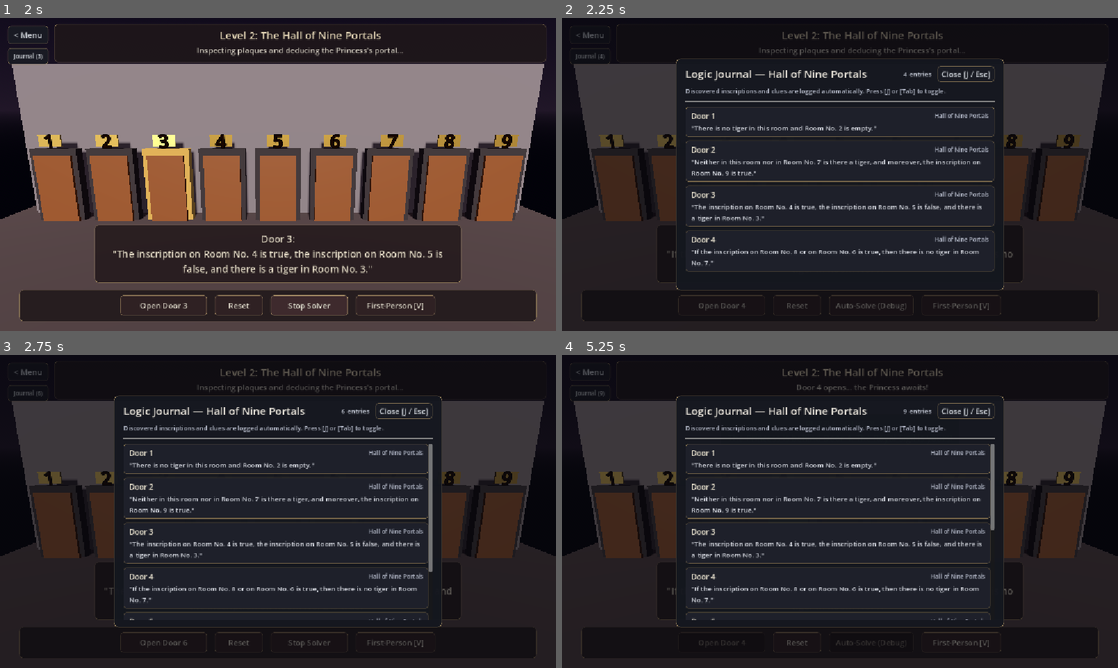
Above: before the commit, frames 1-4 (two rows, left to right).
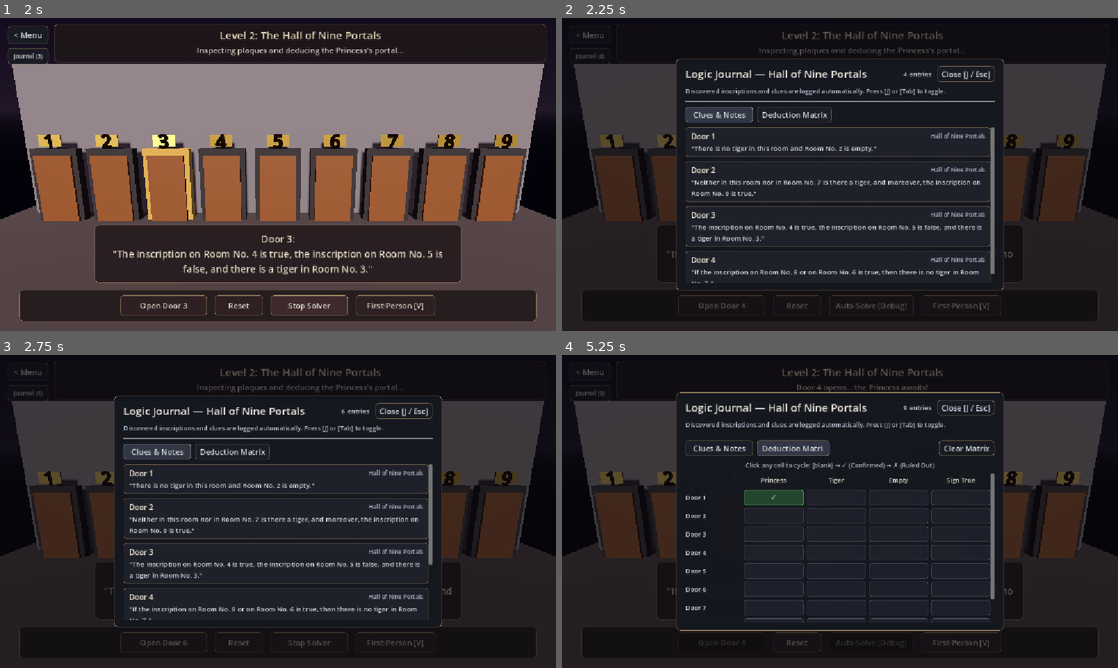
Above: after the commit, the same moments.

Repository: eytschjey/seproject
Game: Godot game, scene res://scenes/levels/Level02_NinePortals.tscn
Two runs of this game, one before a commit and one after it. Both use one fixed random seed, a clock stepped at 60 frames per second and the inputs below. This scene is started directly instead of the project's main scene.
Inputs (mouse positions are in pixels of both pictures, inside the frame that each line leads up to):
- Up to frame 1 (2 s): click "Reset" at 0.5 s; click "Auto-Solve (Debug)" at 1.25 s
- Up to frame 2 (2.25 s): tap Enter at 2 s; move the mouse to (962, 158) at 2.02 s; hold D (move_right) from 2.03 s (still down); hold J (journal) from 2.03 s (still down); click (962, 158) at 2.17 s
- Up to frame 3 (2.75 s): keep holding D (move_right); keep holding J (journal); tap Space (jump) at 2.27 s
- Up to frame 4 (5.25 s): release D (move_right) at 2.75 s; release J (journal) at 2.75 s; click (717, 452) at 2.75 s, where only the run after the commit has a clickable "Clues & Notes"; click (795, 452) at 3.5 s, where only the run after the commit has a clickable "Deduction Matrix"; click (967, 448) at 4.25 s, where only the run after the commit has a clickable "Clear Matrix"; click (773, 498) at 5.02 s

Frame 1 is identical in both runs. In frame 2, 7.0% of the frame differs, in the area x 22-78%, y 28-85%; in frame 3, 7.0%; in frame 4, 8.7%, in the area x 20-80%, y 11-89%.

Commit message:
Add Deduction Scratchpad Matrix to Logic Journal (PBI-09) (Closes #9)

Diff:
--- a/scenes/ui/Journal.tscn
+++ b/scenes/ui/Journal.tscn
@@ -86,7 +86,42 @@
 [node name="HSeparator" type="HSeparator" parent="Overlay/Center/JournalPanel/VBox"]
 layout_mode = 2
 
-[node name="EmptyLabel" type="Label" parent="Overlay/Center/JournalPanel/VBox"]
+[node name="TabRow" type="HBoxContainer" parent="Overlay/Center/JournalPanel/VBox"]
+unique_name_in_owner = true
+visible = false
+layout_mode = 2
+theme_override_constants/separation = 8
+
+[node name="BtnTabNotes" type="Button" parent="Overlay/Center/JournalPanel/VBox/TabRow"]
+unique_name_in_owner = true
+custom_minimum_size = Vector2(140, 32)
+layout_mode = 2
+text = "Clues & Notes"
+
+[node name="BtnTabScratchpad" type="Button" parent="Overlay/Center/JournalPanel/VBox/TabRow"]
+unique_name_in_owner = true
+custom_minimum_size = Vector2(150, 32)
+layout_mode = 2
+text = "Deduction Matrix"
+
+[node name="Spacer" type="Control" parent="Overlay/Center/JournalPanel/VBox/TabRow"]
+layout_mode = 2
+size_flags_horizontal = 3
+
+[node name="BtnClearScratchpad" type="Button" parent="Overlay/Center/JournalPanel/VBox/TabRow"]
+unique_name_in_owner = true
+visible = false
+custom_minimum_size = Vector2(115, 32)
+layout_mode = 2
+text = "Clear Matrix"
+
+[node name="NotesView" type="VBoxContainer" parent="Overlay/Center/JournalPanel/VBox"]
+unique_name_in_owner = true
+layout_mode = 2
+size_flags_vertical = 3
+theme_override_constants/separation = 8
+
+[node name="EmptyLabel" type="Label" parent="Overlay/Center/JournalPanel/VBox/NotesView"]
 unique_name_in_owner = true
 layout_mode = 2
 theme_override_colors/font_color = Color(0.65, 0.67, 0.73, 1)
@@ -95,14 +130,40 @@
 horizontal_alignment = 1
 autowrap_mode = 3
 
-[node name="Scroll" type="ScrollContainer" parent="Overlay/Center/JournalPanel/VBox"]
-custom_minimum_size = Vector2(0, 340)
+[node name="Scroll" type="ScrollContainer" parent="Overlay/Center/JournalPanel/VBox/NotesView"]
+custom_minimum_size = Vector2(0, 310)
 layout_mode = 2
 size_flags_vertical = 3
 horizontal_scroll_mode = 0
 
-[node name="EntriesList" type="VBoxContainer" parent="Overlay/Center/JournalPanel/VBox/Scroll"]
+[node name="EntriesList" type="VBoxContainer" parent="Overlay/Center/JournalPanel/VBox/NotesView/Scroll"]
 unique_name_in_owner = true
 layout_mode = 2
 size_flags_horizontal = 3
 theme_override_constants/separation = 8
+
+[node name="ScratchpadView" type="VBoxContainer" parent="Overlay/Center/JournalPanel/VBox"]
+unique_name_in_owner = true
+visible = false
+layout_mode = 2
+size_flags_vertical = 3
+theme_override_constants/separation = 8
+
+[node name="ScratchpadHint" type="Label" parent="Overlay/Center/JournalPanel/VBox/ScratchpadView"]
+layout_mode = 2
+theme_override_colors/font_color = Color(0.72, 0.74, 0.8, 1)
+theme_override_font_sizes/font_size = 13
+text = "Click any cell to cycle: [blank] → ✓ (Confirmed) → ✗ (Ruled Out)"
+horizontal_alignment = 1
+
+[node name="ScratchpadScroll" type="ScrollContainer" parent="Overlay/Center/JournalPanel/VBox/ScratchpadView"]
+custom_minimum_size = Vector2(0, 310)
+layout_mode = 2
+size_flags_vertical = 3
+
+[node name="ScratchpadGrid" type="GridContainer" parent="Overlay/Center/JournalPanel/VBox/ScratchpadView/ScratchpadScroll"]
+unique_name_in_owner = true
+layout_mode = 2
+size_flags_horizontal = 3
+theme_override_constants/h_separation = 6
+theme_override_constants/v_separation = 6
--- a/scripts/levels/Level02Controller.gd
+++ b/scripts/levels/Level02Controller.gd
@@ -66,6 +66,11 @@
 	btn_view_mode.pressed.connect(_on_view_mode_pressed)
 	BackToMenuButton.attach($UI/RootControl, Color(0.56, 0.48, 0.34, 0.65))
 	journal_state = JournalModel.new()
+	var door_rows: Array[String] = []
+	for n in range(1, Logic.DOOR_COUNT + 1):
+		door_rows.append("Door %d" % n)
+	var door_cols: Array[String] = ["Princess", "Tiger", "Empty", "Sign True"]
+	journal_state.configure_scratchpad(JOURNAL_LEVEL_ID, door_rows, door_cols)
 	journal_ui = JournalUI.attach($UI/RootControl, journal_state, JOURNAL_LEVEL_ID, "Hall of Nine Portals", Color(0.56, 0.48, 0.34, 0.70))
 	journal_ui.journal_toggled.connect(_on_journal_toggled)
 	set_first_person_mode(false)
--- a/scripts/levels/Level05Controller.gd
+++ b/scripts/levels/Level05Controller.gd
@@ -88,6 +88,9 @@
 	btn_solve.pressed.connect(_on_solve_pressed)
 	BackToMenuButton.attach($UI/RootControl, Color(0.48, 0.38, 0.54, 0.65))
 	journal_state = JournalModel.new()
+	var suspect_rows: Array[String] = ["Aunt Agatha", "The Butler", "Charles"]
+	var suspect_cols: Array[String] = ["Killer", "Hates Agatha", "Richer > Agatha", "Innocent"]
+	journal_state.configure_scratchpad(JOURNAL_LEVEL_ID, suspect_rows, suspect_cols)
 	journal_ui = JournalUI.attach($UI/RootControl, journal_state, JOURNAL_LEVEL_ID, "Dreadbury Manor", Color(0.48, 0.38, 0.54, 0.70))
 	_apply_storm_lighting()
 	status_label.text = "Someone in Dreadbury Mansion killed Aunt Agatha. Examine the 8 clues and place the Dagger of Truth on the killer's bust."
--- a/scripts/logic/JournalState.gd
+++ b/scripts/logic/JournalState.gd
@@ -4,13 +4,18 @@
 ## Pure headless data model for the In-Game Logic Journal (PBI-01).
 ## Stores discovered inscriptions, clues, and formal logic formulas per level
 ## with zero dependencies on 3D nodes, UI Controls, or the SceneTree.
+
+enum Mark { UNKNOWN, YES, NO }
 
 signal entry_added(level_id: String, entry: Dictionary)
 signal entry_updated(level_id: String, entry: Dictionary)
 signal journal_cleared(level_id: String)
 signal state_changed(level_id: String, entries: Array)
+signal scratchpad_changed(level_id: String, row: String, col: String, mark: int)
 
 var _entries_by_level: Dictionary = {}  # level_id (String) -> Array[Dictionary]
+var _scratchpad_config: Dictionary = {} # level_id (String) -> {"rows": Array[String], "cols": Array[String]}
+var _scratchpad_marks: Dictionary = {}  # level_id (String) -> Dictionary ("row|col" -> int)
 
 ## Add or update an entry for `level_id`.
 ## Returns true if a new entry was added or an existing entry's content changed,
@@ -101,15 +106,102 @@
 func clear_level(level_id: String) -> void:
 	if _entries_by_level.has(level_id):
 		_entries_by_level[level_id] = []
+	clear_scratchpad(level_id)
 	journal_cleared.emit(level_id)
 	state_changed.emit(level_id, [])
 
 func clear_all() -> void:
 	var ids := level_ids()
 	_entries_by_level.clear()
+	for lvl in _scratchpad_marks.keys():
+		_scratchpad_marks[lvl] = {}
+		scratchpad_changed.emit(str(lvl), "", "", Mark.UNKNOWN)
 	for level_id in ids:
 		journal_cleared.emit(level_id)
 		state_changed.emit(level_id, [])
+
+# ---------------------------------------------------------------------------
+# Deduction Scratchpad Matrix (PBI-09)
+# ---------------------------------------------------------------------------
+
+## Configure row and column labels for a level's deduction scratchpad matrix.
+func configure_scratchpad(level_id: String, rows: Array[String], cols: Array[String]) -> void:
+	if level_id.is_empty():
+		return
+	_scratchpad_config[level_id] = {
+		"rows": rows.duplicate(),
+		"cols": cols.duplicate(),
+	}
+	_scratchpad_marks[level_id] = {}
+	scratchpad_changed.emit(level_id, "", "", Mark.UNKNOWN)
+
+func has_scratchpad(level_id: String) -> bool:
+	if not _scratchpad_config.has(level_id):
+		return false
+	var cfg: Dictionary = _scratchpad_config[level_id]
+	return not cfg["rows"].is_empty() and not cfg["cols"].is_empty()
+
+func get_scratchpad_rows(level_id: String) -> Array[String]:
+	if not _scratchpad_config.has(level_id):
+		return []
+	var result: Array[String] = []
+	for r in _scratchpad_config[level_id]["rows"]:
+		result.append(str(r))
+	return result
+
+func get_scratchpad_cols(level_id: String) -> Array[String]:
+	if not _scratchpad_config.has(level_id):
+		return []
+	var result: Array[String] = []
+	for c in _scratchpad_config[level_id]["cols"]:
+		result.append(str(c))
+	return result
+
+func get_mark(level_id: String, row: String, col: String) -> int:
+	if not _scratchpad_marks.has(level_id):
+		return Mark.UNKNOWN
+	return int(_scratchpad_marks[level_id].get(_cell_key(row, col), Mark.UNKNOWN))
+
+func set_mark(level_id: String, row: String, col: String, mark: int) -> bool:
+	if not has_scratchpad(level_id):
+		return false
+	if mark < Mark.UNKNOWN or mark > Mark.NO:
+		return false
+	var cfg: Dictionary = _scratchpad_config[level_id]
+	if row not in cfg["rows"] or col not in cfg["cols"]:
+		return false
+	if not _scratchpad_marks.has(level_id):
+		_scratchpad_marks[level_id] = {}
+	var key: String = _cell_key(row, col)
+	if mark == Mark.UNKNOWN:
+		_scratchpad_marks[level_id].erase(key)
+	else:
+		_scratchpad_marks[level_id][key] = mark
+	scratchpad_changed.emit(level_id, row, col, mark)
+	return true
+
+## Cycle a scratchpad cell: UNKNOWN -> YES -> NO -> UNKNOWN. Returns the new mark.
+func cycle_mark(level_id: String, row: String, col: String) -> int:
+	var current: int = get_mark(level_id, row, col)
+	var next_mark: int = (current + 1) % 3
+	if not set_mark(level_id, row, col, next_mark):
+		return Mark.UNKNOWN
+	return next_mark
+
+## Clear all marks in `level_id`'s scratchpad while preserving its row/column schema.
+func clear_scratchpad(level_id: String) -> void:
+	if _scratchpad_marks.has(level_id):
+		_scratchpad_marks[level_id] = {}
+	scratchpad_changed.emit(level_id, "", "", Mark.UNKNOWN)
+
+static func mark_symbol(mark: int) -> String:
+	match mark:
+		Mark.YES: return "✓"
+		Mark.NO: return "✗"
+		_: return ""
+
+static func _cell_key(row: String, col: String) -> String:
+	return "%s|%s" % [row, col]
 
 func _sort_entries(list: Array) -> void:
 	var has_explicit_order := false
--- a/scripts/ui/JournalController.gd
+++ b/scripts/ui/JournalController.gd
@@ -16,14 +16,29 @@
 @onready var count_label: Label = %CountLabel
 @onready var subtitle_label: Label = %SubtitleLabel
 @onready var btn_close: Button = %BtnClose
+@onready var tab_row: HBoxContainer = %TabRow
+@onready var btn_tab_notes: Button = %BtnTabNotes
+@onready var btn_tab_scratchpad: Button = %BtnTabScratchpad
+@onready var btn_clear_scratchpad: Button = %BtnClearScratchpad
+@onready var notes_view: VBoxContainer = %NotesView
 @onready var entries_list: VBoxContainer = %EntriesList
 @onready var empty_label: Label = %EmptyLabel
+@onready var scratchpad_view: VBoxContainer = %ScratchpadView
+@onready var scratchpad_grid: GridContainer = %ScratchpadGrid
 
 var state: RefCounted = null
 var active_level_id: String = ""
 var active_level_title: String = "Logic Journal"
 var accent_color: Color = Color(0.46, 0.50, 0.62, 0.70)
 var is_open: bool = false
+var active_tab: String = "notes" # "notes" or "scratchpad"
+var scratchpad_buttons: Dictionary = {} # "row|col" -> Button
+
+var _style_mark_unknown: StyleBoxFlat
+var _style_mark_yes: StyleBoxFlat
+var _style_mark_no: StyleBoxFlat
+var _style_tab_inactive: StyleBoxFlat
+var _style_tab_active: StyleBoxFlat
 
 ## Instantiate and attach a Logic Journal overlay to a level's UI root.
 static func attach(
@@ -42,6 +57,9 @@
 func _ready() -> void:
 	btn_toggle.pressed.connect(toggle)
 	btn_close.pressed.connect(close)
+	btn_tab_notes.pressed.connect(func(): set_active_tab("notes"))
+	btn_tab_scratchpad.pressed.connect(func(): set_active_tab("scratchpad"))
+	btn_clear_scratchpad.pressed.connect(_on_clear_scratchpad_pressed)
 	overlay.visible = false
 	_apply_theme()
 	_refresh_view()
@@ -52,14 +70,19 @@
 	level_title: String,
 	accent: Color = Color(0.46, 0.50, 0.62, 0.70)
 ) -> void:
-	if state != null and state.state_changed.is_connected(_on_state_changed):
-		state.state_changed.disconnect(_on_state_changed)
+	if state != null:
+		if state.state_changed.is_connected(_on_state_changed):
+			state.state_changed.disconnect(_on_state_changed)
+		if state.scratchpad_changed.is_connected(_on_scratchpad_changed):
+			state.scratchpad_changed.disconnect(_on_scratchpad_changed)
 	state = journal_state
 	active_level_id = level_id
 	active_level_title = level_title
 	accent_color = accent
+	active_tab = "notes"
 	if state != null:
 		state.state_changed.connect(_on_state_changed)
+		state.scratchpad_changed.connect(_on_scratchpad_changed)
 	if is_node_ready():
 		_apply_theme()
 		_refresh_view()
@@ -92,6 +115,21 @@
 func _on_state_changed(level_id: String, _entries: Array) -> void:
 	if level_id == active_level_id:
 		_refresh_view()
+
+func _on_scratchpad_changed(level_id: String, _row: String, _col: String, _mark: int) -> void:
+	if level_id == active_level_id:
+		_refresh_scratchpad()
+
+func set_active_tab(tab_name: String) -> void:
+	var has_pad: bool = state != null and state.has_scratchpad(active_level_id)
+	if tab_name == "scratchpad" and not has_pad:
+		tab_name = "notes"
+	active_tab = tab_name
+	_update_tab_visibility()
+
+func _on_clear_scratchpad_pressed() -> void:
+	if state != null:
+		state.clear_scratchpad(active_level_id)
 
 func _refresh_view() -> void:
 	if not is_node_ready():
@@ -110,6 +148,98 @@
 	empty_label.visible = entries.is_empty()
 	for entry in entries:
 		entries_list.add_child(_build_entry_card(entry))
+
+	_refresh_scratchpad()
+	_update_tab_visibility()
+
+func _update_tab_visibility() -> void:
+	if not is_node_ready():
+		return
+	var has_pad: bool = state != null and state.has_scratchpad(active_level_id)
+	tab_row.visible = has_pad
+	if not has_pad:
+		active_tab = "notes"
+	var show_pad: bool = has_pad and active_tab == "scratchpad"
+	notes_view.visible = not show_pad
+	scratchpad_view.visible = show_pad
+	btn_clear_scratchpad.visible = show_pad
+	if _style_tab_active != null and _style_tab_inactive != null:
+		btn_tab_notes.add_theme_stylebox_override("normal", _style_tab_inactive if show_pad else _style_tab_active)
+		btn_tab_scratchpad.add_theme_stylebox_override("normal", _style_tab_active if show_pad else _style_tab_inactive)
+
+func _refresh_scratchpad() -> void:
+	if not is_node_ready():
+		return
+	for child in scratchpad_grid.get_children():
+		scratchpad_grid.remove_child(child)
+		child.queue_free()
+	scratchpad_buttons.clear()
+
+	if state == null or not state.has_scratchpad(active_level_id):
+		return
+
+	var rows: Array[String] = state.get_scratchpad_rows(active_level_id)
+	var cols: Array[String] = state.get_scratchpad_cols(active_level_id)
+	scratchpad_grid.columns = cols.size() + 1
+
+	# Top-left corner spacer
+	var corner := Label.new()
+	corner.text = ""
+	corner.custom_minimum_size = Vector2(115, 28)
+	scratchpad_grid.add_child(corner)
+
+	# Column headers
+	for col in cols:
+		var lbl := Label.new()
+		lbl.text = col
+		lbl.horizontal_alignment = HORIZONTAL_ALIGNMENT_CENTER
+		lbl.vertical_alignment = VERTICAL_ALIGNMENT_CENTER
+		lbl.size_flags_horizontal = Control.SIZE_EXPAND_FILL
+		lbl.add_theme_font_size_override("font_size", 13)
+		lbl.add_theme_color_override("font_color", Color(0.90, 0.88, 0.82))
+		scratchpad_grid.add_child(lbl)
+
+	# Rows
+	for row in rows:
+		var row_lbl := Label.new()
+		row_lbl.text = row
+		row_lbl.vertical_alignment = VERTICAL_ALIGNMENT_CENTER
+		row_lbl.custom_minimum_size = Vector2(115, 32)
+		row_lbl.add_theme_font_size_override("font_size", 13)
+		row_lbl.add_theme_color_override("font_color", Color(0.88, 0.89, 0.92))
+		scratchpad_grid.add_child(row_lbl)
+
+		for col in cols:
+			var mark: int = state.get_mark(active_level_id, row, col)
+			var btn := Button.new()
+			btn.custom_minimum_size = Vector2(88, 32)
+			btn.size_flags_horizontal = Control.SIZE_EXPAND_FILL
+			btn.text = state.mark_symbol(mark)
+			btn.tooltip_text = "%s — %s" % [row, col]
+			_style_scratchpad_cell(btn, mark)
+			btn.pressed.connect(_on_scratchpad_cell_pressed.bind(row, col))
+			scratchpad_grid.add_child(btn)
+			scratchpad_buttons["%s|%s" % [row, col]] = btn
+
+func _on_scratchpad_cell_pressed(row: String, col: String) -> void:
+	if state != null:
+		state.cycle_mark(active_level_id, row, col)
+
+func _style_scratchpad_cell(btn: Button, mark: int) -> void:
+	var sb: StyleBoxFlat = _style_mark_unknown
+	var fg: Color = Color(0.86, 0.88, 0.92)
+	if mark == 1: # YES
+		sb = _style_mark_yes
+		fg = Color(0.74, 0.96, 0.80)
+	elif mark == 2: # NO
+		sb = _style_mark_no
+		fg = Color(0.96, 0.72, 0.72)
+	btn.add_theme_stylebox_override("normal", sb)
+	btn.add_theme_stylebox_override("hover", sb)
+	btn.add_theme_stylebox_override("pressed", sb)
+	btn.add_theme_color_override("font_color", fg)
+	btn.add_theme_color_override("font_hover_color", fg.lightened(0.1))
+	btn.add_theme_font_size_override("font_size", 15)
 
 func _build_entry_card(entry: Dictionary) -> PanelContainer:
 	var card := PanelContainer.new()
@@ -183,7 +313,12 @@
 	var toggle_normal := _make_box_style(Color(0.10, 0.11, 0.14, 0.86), accent_color, 1, 6, 6.0, 4.0)
 	var toggle_hover := _make_box_style(Color(0.15, 0.17, 0.21, 0.92), accent_color.lightened(0.15), 1, 6, 6.0, 4.0)
 	var toggle_pressed := _make_box_style(Color(0.19, 0.22, 0.27, 0.95), accent_color.lightened(0.25), 1, 6, 6.0, 4.0)
-	for btn in [btn_toggle, btn_close]:
+	_style_tab_inactive = _make_box_style(Color(0.11, 0.12, 0.16, 0.88), accent_color.darkened(0.2), 1, 5, 10.0, 4.0)
+	_style_tab_active = _make_box_style(Color(0.20, 0.22, 0.28, 0.96), accent_color.lightened(0.2), 1, 5, 10.0, 4.0)
+	_style_mark_unknown = _make_box_style(Color(0.12, 0.13, 0.17, 0.90), Color(0.28, 0.30, 0.38, 0.65), 1, 4, 6.0, 2.0)
+	_style_mark_yes = _make_box_style(Color(0.14, 0.28, 0.18, 0.94), Color(0.34, 0.66, 0.44, 0.80), 1, 4, 6.0, 2.0)
+	_style_mark_no = _make_box_style(Color(0.30, 0.14, 0.16, 0.94), Color(0.68, 0.34, 0.38, 0.80), 1, 4, 6.0, 2.0)
+	for btn in [btn_toggle, btn_close, btn_tab_notes, btn_tab_scratchpad, btn_clear_scratchpad]:
 		btn.add_theme_stylebox_override("normal", toggle_normal)
 		btn.add_theme_stylebox_override("hover", toggle_hover)
 		btn.add_theme_stylebox_override("pressed", toggle_pressed)
--- a/tests/TestJournal.gd
+++ b/tests/TestJournal.gd
@@ -63,6 +63,23 @@
 	js.clear_all()
 	check(js.total_count() == 0, "clear_all removes entries across all levels")
 
+	# Scratchpad matrix headless model checks (PBI-09)
+	var pad_events := {"changes": 0}
+	js.scratchpad_changed.connect(func(_lvl: String, _r: String, _c: String, _m: int): pad_events["changes"] += 1)
+	var rows: Array[String] = ["Door 1", "Door 2"]
+	var cols: Array[String] = ["Princess", "Tiger"]
+	js.configure_scratchpad("level02", rows, cols)
+	check(js.has_scratchpad("level02") and not js.has_scratchpad("unknown"), "Scratchpad schema configured per level")
+	check(js.get_mark("level02", "Door 1", "Princess") == JournalModel.Mark.UNKNOWN, "Scratchpad cells default to UNKNOWN")
+	check(not js.set_mark("level02", "Door 99", "Princess", JournalModel.Mark.YES), "Rejects out-of-schema row")
+	check(js.cycle_mark("level02", "Door 1", "Princess") == JournalModel.Mark.YES, "First cycle sets YES")
+	check(js.cycle_mark("level02", "Door 1", "Princess") == JournalModel.Mark.NO, "Second cycle sets NO")
+	check(js.cycle_mark("level02", "Door 1", "Princess") == JournalModel.Mark.UNKNOWN, "Third cycle resets to UNKNOWN")
+	check(js.set_mark("level02", "Door 2", "Tiger", JournalModel.Mark.NO), "set_mark updates cell")
+	js.clear_level("level02")
+	check(js.has_scratchpad("level02") and js.get_mark("level02", "Door 2", "Tiger") == JournalModel.Mark.UNKNOWN, "clear_level wipes marks while preserving schema")
+	check(pad_events["changes"] >= 5, "scratchpad_changed signal fires on updates and clears")
+
 func _test_journal_ui() -> void:
 	var host := Control.new()
 	root.add_child(host)
@@ -99,6 +116,28 @@
 	await process_frame
 	check(not ui.is_open and not ui.overlay.visible, "Close button closes overlay")
 
+	# Scratchpad tab & cell clicking UI checks (PBI-09)
+	check(not ui.tab_row.visible, "Tab row hidden when no scratchpad configured")
+	var ui_rows: Array[String] = ["Suspect A", "Suspect B"]
+	var ui_cols: Array[String] = ["Killer", "Innocent"]
+	js.configure_scratchpad("test_lvl", ui_rows, ui_cols)
+	ui.open()
+	await process_frame
+	check(ui.tab_row.visible and ui.scratchpad_buttons.size() == 4, "Tab row visible and 2x2 scratchpad grid built")
+	ui.btn_tab_scratchpad.pressed.emit()
+	await process_frame
+	check(ui.scratchpad_view.visible and not ui.notes_view.visible, "Deduction Matrix tab switches to scratchpad view")
+	var cell_btn: Button = ui.scratchpad_buttons["Suspect A|Killer"]
+	cell_btn.pressed.emit()
+	await process_frame
+	check(js.get_mark("test_lvl", "Suspect A", "Killer") == JournalModel.Mark.YES and ui.scratchpad_buttons["Suspect A|Killer"].text == "✓", "Clicking matrix cell marks ✓")
+	ui.scratchpad_buttons["Suspect A|Killer"].pressed.emit()
+	await process_frame
+	check(js.get_mark("test_lvl", "Suspect A", "Killer") == JournalModel.Mark.NO and ui.scratchpad_buttons["Suspect A|Killer"].text == "✗", "Second click marks ✗")
+	ui.btn_clear_scratchpad.pressed.emit()
+	await process_frame
+	check(js.get_mark("test_lvl", "Suspect A", "Killer") == JournalModel.Mark.UNKNOWN, "Clear Matrix button resets all marks")
+
 	host.queue_free()
 	await process_frame
 
@@ -110,6 +149,8 @@
 
 	check(s.journal_state != null and s.journal_ui != null, "Level 2 initializes JournalState and Journal UI")
 	check(s.journal_state.entry_count("level02") == 0, "Level 2 journal starts empty")
+	check(s.journal_state.has_scratchpad("level02") and s.journal_ui.scratchpad_buttons.size() == 36, "Level 2 configures 9x4 deduction matrix")
+	s.journal_state.set_mark("level02", "Door 1", "Tiger", JournalModel.Mark.YES)
 
 	s.click_door(4)
 	s.click_door(2)
@@ -121,7 +162,7 @@
 
 	s.btn_reset.pressed.emit()
 	await process_frame
-	check(s.journal_state.entry_count("level02") == 0, "Resetting Level 2 clears stale randomized door entries")
+	check(s.journal_state.entry_count("level02") == 0 and s.journal_state.get_mark("level02", "Door 1", "Tiger") == JournalModel.Mark.UNKNOWN, "Resetting Level 2 clears stale randomized door entries and scratchpad marks")
 
 	s.queue_free()
 	await process_frame
@@ -133,6 +174,8 @@
 
 	check(s.journal_state != null and s.journal_ui != null, "Level 5 initializes JournalState and Journal UI")
 	check(s.journal_state.entry_count("level05") == 0, "Level 5 journal starts empty")
+	check(s.journal_state.has_scratchpad("level05") and s.journal_ui.scratchpad_buttons.size() == 12, "Level 5 configures 3x4 deduction matrix")
+	s.journal_state.set_mark("level05", "Charles", "Killer", JournalModel.Mark.NO)
 
 	s.clue_buttons[2].pressed.emit()
 	s.clue_buttons[0].pressed.emit()
@@ -144,7 +187,7 @@
 
 	s.btn_reset.pressed.emit()
 	await process_frame
-	check(s.journal_state.entry_count("level05") == 0, "Resetting Level 5 clears clues from previous case")
+	check(s.journal_state.entry_count("level05") == 0 and s.journal_state.get_mark("level05", "Charles", "Killer") == JournalModel.Mark.UNKNOWN, "Resetting Level 5 clears clues and scratchpad marks from previous case")
 
 	s.queue_free()
 	await process_frame
Not shown, changed: HANDOVER.md
Not shown, changed: docs/backlog.md
Not shown, changed: docs/requirements.md
Not shown, changed: docs/user_stories.md
